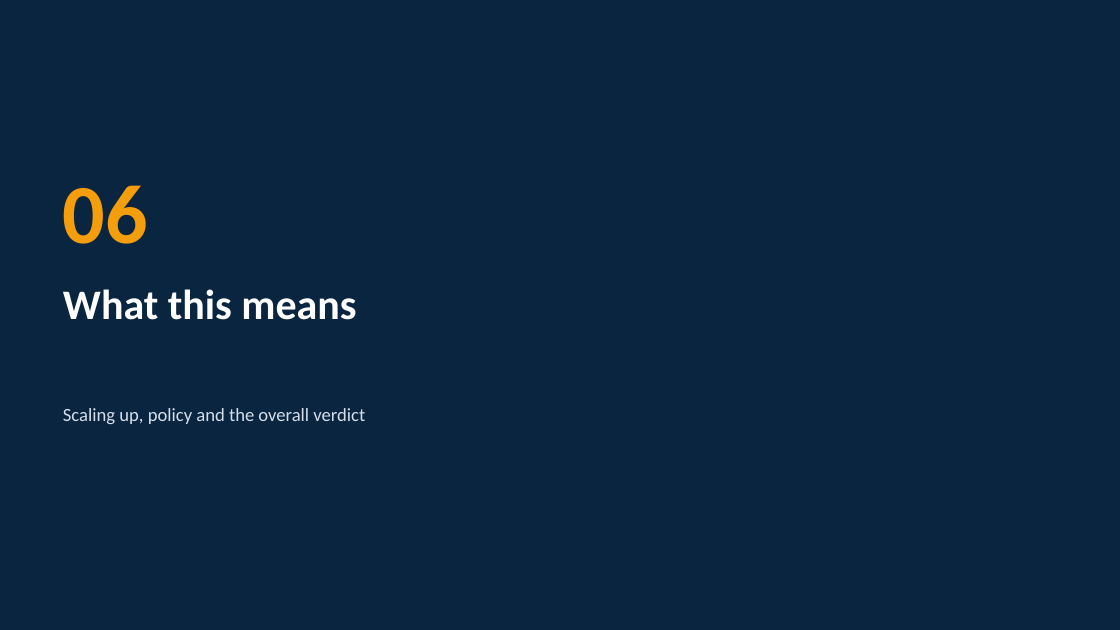
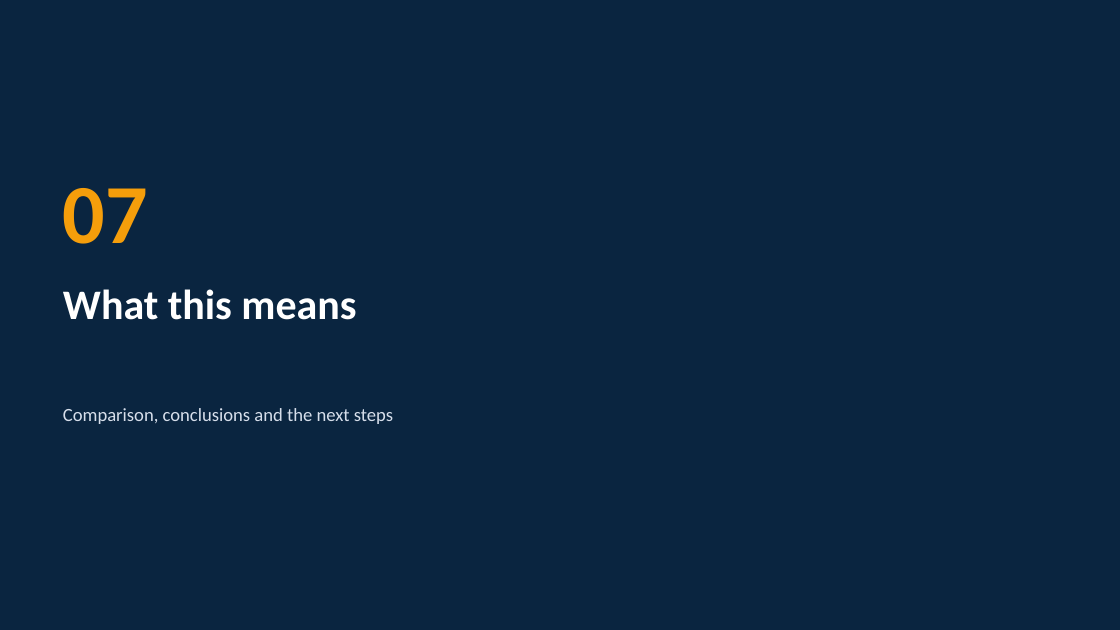
Before and after one commit to shariarmahir/Project-portfolio, a slide deck: slide 22 of public/downloads/presentation-iot-charging-infrastructure.pptx (slide 21 before the commit). Drawn at 1120x630 pixels with LibreOffice and Linux fonts; fonts in the diff are those of the drawing; background and template pictures are left out. Boxes give left, top, right and bottom in pixels: in the first picture for what was removed or moved away, otherwise in the second. Text is boxed around its words. In the diff, an @@ line names an element or a change of style, - is before the commit and + after.

```diff
--- a/public/downloads/presentation-iot-charging-infrastructure.pptx
+++ b/public/downloads/presentation-iot-charging-infrastructure.pptx
@@ text at (x1=63, y1=188, x2=148, y2=244): text changed @@
-06
+07
@@ text at (x1=63, y1=408, x2=393, y2=424): text changed @@
-Scaling up, policy and the overall verdict
+Comparison, conclusions and the next steps
```
Also in this commit, not shown: 12 other slides changed, 10 slides added, 10 slides removed, 18 other files.
